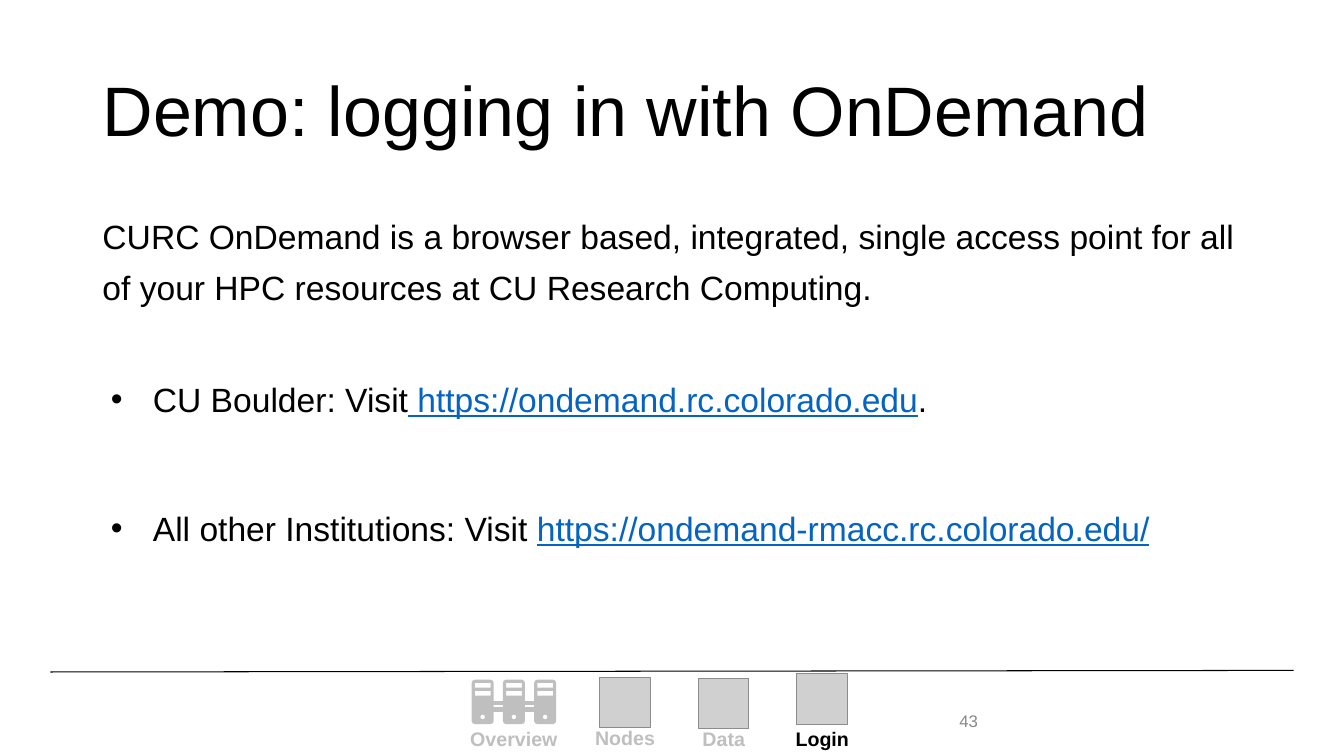
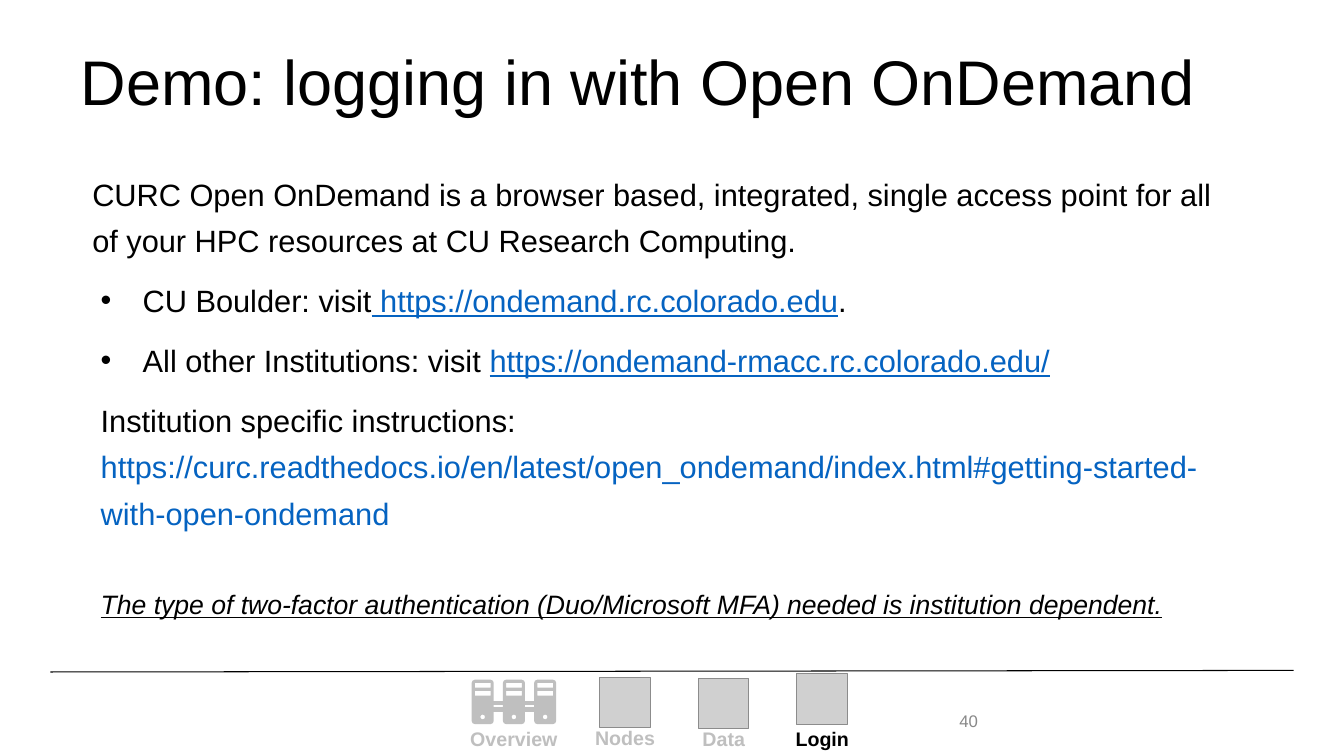
Before and after one commit to ResearchComputing/New_User_Seminar, a slide deck: slide 40 of Alpine_New_User_Seminar.pptx (slide 43 before the commit). Drawn at 1344x756 pixels with LibreOffice and Linux fonts; fonts in the diff are those of the drawing; grey boxes stand for pictures; background and template pictures are left out. Boxes give left, top, right and bottom in pixels: in the first picture for what was removed or moved away, otherwise in the second. Text is boxed around its words. In the diff, an @@ line names an element or a change of style, - is before the commit and + after.

```diff
--- a/Alpine_New_User_Seminar.pptx
+++ b/Alpine_New_User_Seminar.pptx
@@ title at [81,59,1194,117]: text changed; size 50 to 45 pt @@
-Demo: logging in with OnDemand
+Demo: logging in with Open OnDemand
@@ text at [92,183,1211,620]: text changed; size 24 to 22 pt @@
-CURC OnDemand is a browser based, integrated, single access point for all of your HPC resources at CU Research Computing.
-• CU Boulder: Visit https://ondemand.rc.colorado.edu.
-• All other Institutions: Visit https://ondemand-rmacc.rc.colorado.edu/
+CURC Open OnDemand is a browser based, integrated, single access point for all of your HPC resources at CU Research Computing.
+• CU Boulder: visit https://ondemand.rc.colorado.edu.
+• All other Institutions: visit https://ondemand-rmacc.rc.colorado.edu/
+Institution specific instructions: https://curc.readthedocs.io/en/latest/open_ondemand/index.html#getting-started-with-open-ondemand
+The type of two-factor authentication (Duo/Microsoft MFA) needed is institution dependent.
@@ page number at [959,715,978,727]: text changed @@
-43
+40
```
Also in this commit, not shown: 9 other slides changed, 1 slide added, 2 slides removed, 1 other file.
